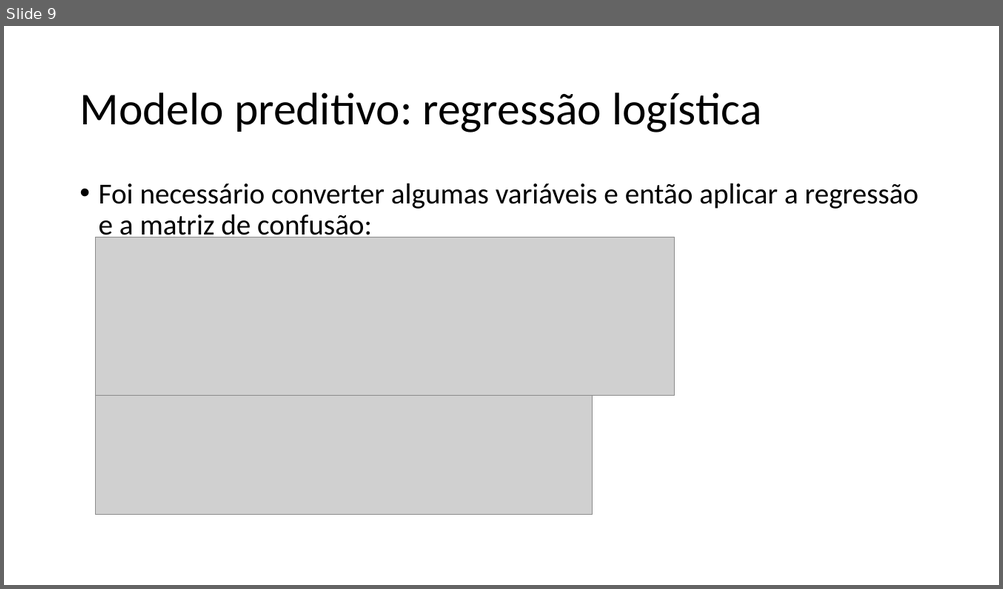
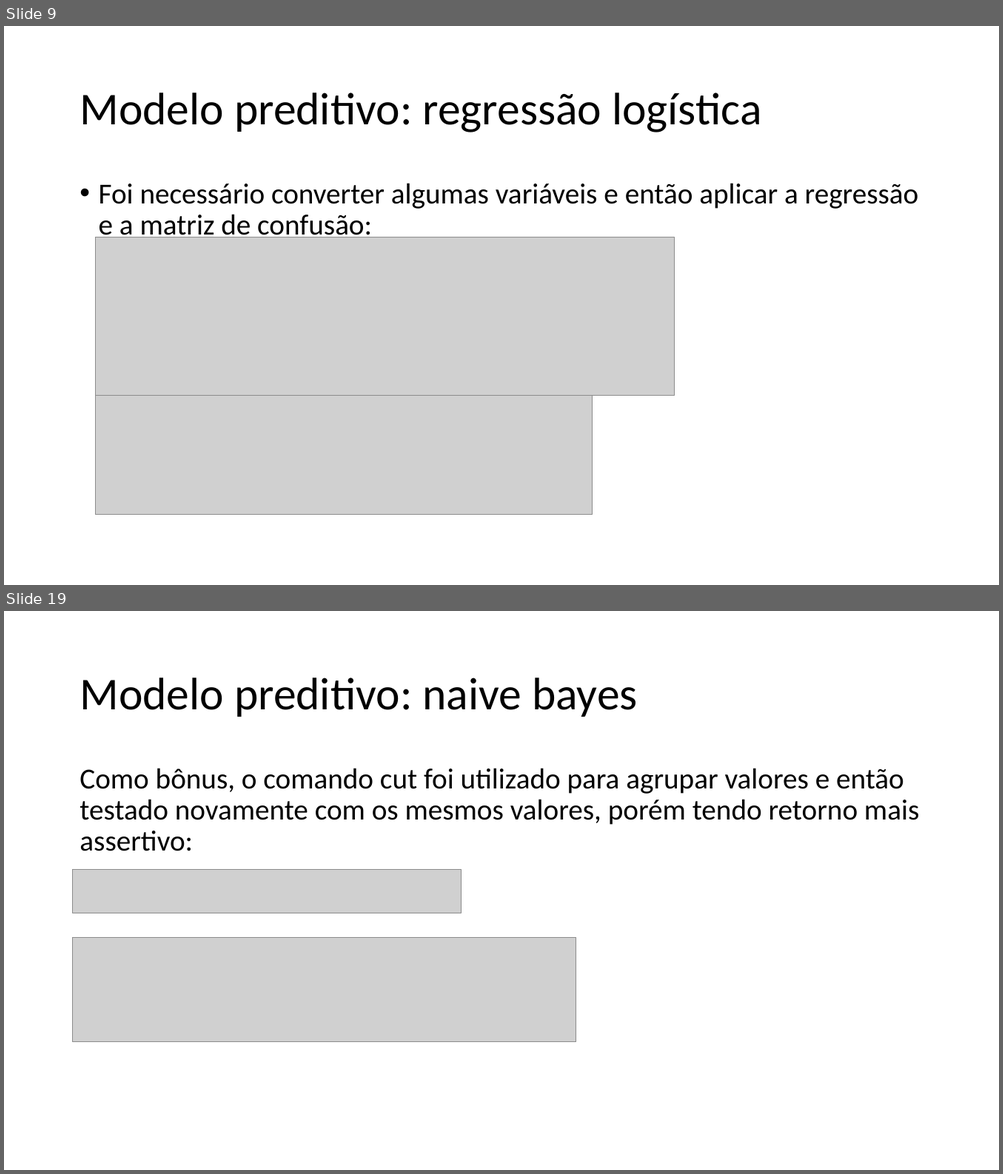
Before and after one commit to padovese/academic-projects, a slide deck: regressao/apresentacao.pptx. Shown one above the other, each under a label of ours: slide 9 before the commit, slides 9 and 19 after it; the slides between them are not shown. The pictures are 1003x589 and 1003x1174 pixels, drawn with LibreOffice and Linux fonts; fonts in the diff are those of the drawing; grey boxes stand for pictures. Boxes give left, top, right and bottom in pixels: in the first picture for what was removed or moved away, otherwise in the second. Text is boxed around its words. In the diff, an @@ line names an element or a change of style, - is before the commit and + after.

```diff
--- a/regressao/apresentacao.pptx
+++ b/regressao/apresentacao.pptx
@@ slide 19 added at (4,611,999,1170), background #FFFFFF @@
@@ title added at (79,678,637,717), 44 pt, text #000000 @@
+Modelo preditivo: naive bayes
@@ text added at (79,768,919,851), 28 pt, text #000000 @@
+Como bônus, o comando cut foi utilizado para agrupar valores e então testado novamente com os mesmos valores, porém tendo retorno mais assertivo:
@@ picture added at (73,870,461,913) @@
@@ picture added at (73,938,576,1043) @@
```
Also in this commit, not shown: 5 slides changed, 10 other slides added, 4 other files.
